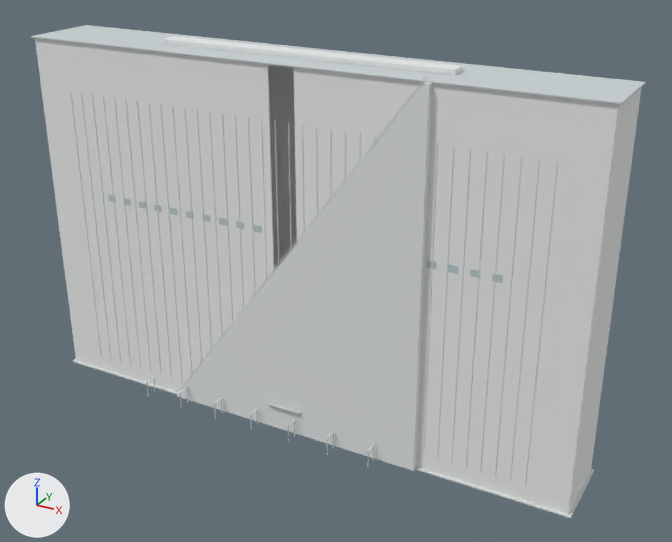
Before and after pictures for a commit that changed the glTF model examples/m1/assets/wastewater-plant/tiled/parts/part-032.glb.
One viewpoint serves both versions: a 50 mm camera at (202.2, -307.7, 100.9) aimed at (118.1, -154.8, 24.5). Every picture has the same lights, and +X, +Y and +Z are marked at lower left. The first picture is the older version. Vertices at exactly the same position are counted once.

Script lines for the objects in view, before the commit:
```python
ob_render_batch_0 = bpy.data.objects.new('render-batch-0', me_mesh_0)
ob_render_batch_0.location = (0.0, 0.0, 0.0)
ob_render_batch_2 = bpy.data.objects.new('render-batch-2', me_mesh_2)
ob_render_batch_2.location = (0.0, 0.0, 0.0)
ob_render_batch_3 = bpy.data.objects.new('render-batch-3', me_mesh_3)
ob_render_batch_3.location = (0.0, 0.0, 0.0)
ob_render_batch_5 = bpy.data.objects.new('render-batch-5', me_mesh_5)
ob_render_batch_5.location = (0.0, 0.0, 0.0)
ob_render_batch_6 = bpy.data.objects.new('render-batch-6', me_mesh_6)
ob_render_batch_6.location = (0.0, 0.0, 0.0)
ob_render_batch_7 = bpy.data.objects.new('render-batch-7', me_mesh_7)
ob_render_batch_7.location = (0.0, 0.0, 0.0)
```
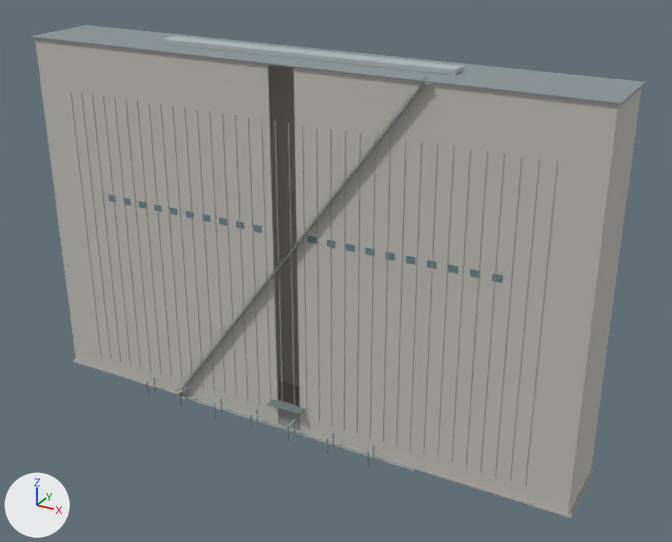
The change, as JSON lines over the scene's bpy script:
```json
{"op": "set", "path": "mat_site_roof.base_color", "old": "(0.589, 0.638, 0.647)", "new": "(0.26, 0.3, 0.31)", "note": "light grey #cad1d2 -> grey #8b9597"}
{"op": "set", "path": "mat_site_safety.base_color", "old": "(0.769, 0.793, 0.795)", "new": "(0.28, 0.32, 0.32)", "note": "white #e3e6e6 -> grey #909999"}
{"op": "set", "path": "mat_site_steel.base_color", "old": "(0.783, 0.814, 0.816)", "new": "(0.43, 0.48, 0.49)", "note": "white #e5e9e9 -> grey #afb8ba"}
{"op": "set", "path": "mat_site_concretelight.base_color", "old": "(0.836, 0.855, 0.847)", "new": "(0.53, 0.52, 0.48)", "note": "white #eceeed -> light grey #c0bfb8"}
{"block": "me_mesh_3", "where": "# used by ob_render_batch_3; location = (0.0, 0.0, 0.0)"}
{"op": "remove", "block": "me_mesh_3", "code": "me_mesh_3.from_pydata(...)  # 3552 vertices, 6956 faces; spans x 64.4..175.6, y -177.6..-162.4, z 0.0..60.9"}
{"op": "remove", "block": "me_mesh_3", "code": "me_mesh_3.materials.append(mat_site_concrete)  # light grey #d9dddc"}
{"op": "add", "block": "me_mesh_3", "code": "me_mesh_3.from_pydata(...)  # 8289 vertices, 16352 faces; spans x 93.7..147.1, y -178.4..-177.2, z 0.2..71.4"}
{"block": "me_mesh_3", "change": "me_mesh_3 part 1: a new loose piece of 8177 vertices spanning x 93.7..147.1, y -178.4..-177.2, z 0.3..70.3, in mat_site_safety (grey #909999)"}
{"block": "me_mesh_3", "change": "me_mesh_3 part 2: 16 loose pieces with 1536 vertices, spanning x 72.6..167.4, y -177.2..-177.1, z 3.5..60.9, are deleted"}
{"block": "me_mesh_3", "change": "me_mesh_3 part 3: 1920 vertices removed from x 91.6..143.0, y -177.2..-177.1, z 3.5..60.9; 32 vertices added at x 93.7..146.3, y -178.4..-177.2, z 0.8..71.4"}
{"block": "me_mesh_3", "change": "me_mesh_3 part 4: 96 vertices removed from x 64.4..175.6, y -177.6..-162.4, z 0.0..0.4"}
{"block": "me_mesh_3", "change": "other edits to the shape of me_mesh_3 do not show in these pictures"}
{"op": "add", "block": "me_mesh_3", "code": "me_mesh_3.materials.append(mat_site_safety)  # grey #909999"}
{"block": "me_mesh_5", "where": "# used by ob_render_batch_5; location = (0.0, 0.0, 0.0)"}
{"op": "remove", "block": "me_mesh_5", "code": "me_mesh_5.from_pydata(...)  # 8289 vertices, 16515 faces, 1804 loose edges; spans x 93.7..147.1, y -178.4..-177.2, z 0.2..71.4"}
{"op": "remove", "block": "me_mesh_5", "code": "me_mesh_5.materials.append(mat_site_safety)  # white #e3e6e6"}
{"op": "add", "block": "me_mesh_5", "code": "me_mesh_5.from_pydata(...)  # 3552 vertices, 6956 faces; spans x 64.4..175.6, y -177.6..-162.4, z 0.0..60.9"}
{"block": "me_mesh_5", "change": "me_mesh_5 part 5: 11 loose pieces with 8257 vertices, spanning x 93.7..147.1, y -178.4..-177.2, z 0.2..71.3, are deleted"}
{"block": "me_mesh_5", "change": "me_mesh_5 part 6: 32 vertices removed from x 93.7..146.3, y -178.4..-177.2, z 0.8..71.4; 3552 vertices added at x 64.4..175.6, y -177.6..-162.4, z 0.0..60.9"}
{"op": "add", "block": "me_mesh_5", "code": "me_mesh_5.materials.append(mat_site_concrete)  # grey #aaa8a2"}
```

Pixel boxes (x1, y1, x2, y2) of what changed, in the pictures (672 x 542 px):
```json
{"object": "render-batch-7", "change": "recoloured", "before": [35, 38, 642, 514], "after": [35, 38, 642, 514], "on screen": "white to light grey"}
{"object": "render-batch-5", "change": "recoloured, reshaped", "before": [176, 75, 432, 471], "after": [70, 91, 594, 518], "on screen": "104% wider, 8% taller"}
{"object": "render-batch-2", "change": "recoloured", "before": [31, 25, 646, 105], "after": [31, 25, 646, 105], "on screen": "light grey to grey"}
{"object": "render-batch-3", "change": "recoloured", "before": [70, 75, 594, 518], "after": [70, 75, 594, 518]}
{"object": "render-batch-6", "change": "recoloured", "before": [146, 36, 464, 452], "after": [146, 36, 464, 452]}
{"part": 1, "of": "me_mesh_3", "change": "added", "after": [177, 83, 431, 471]}
{"part": 2, "of": "me_mesh_3", "change": "deleted", "before": [70, 91, 558, 486]}
{"part": 3, "of": "me_mesh_3", "change": "reshaped", "before": [148, 103, 376, 381], "after": [179, 75, 428, 391]}
{"part": 4, "of": "me_mesh_3", "change": "deleted", "before": [73, 359, 594, 518]}
{"part": 5, "of": "me_mesh_5", "change": "deleted", "before": [176, 76, 432, 471]}
{"part": 6, "of": "me_mesh_5", "change": "cut back", "before": [177, 75, 428, 392], "after": [70, 91, 594, 518]}
```
